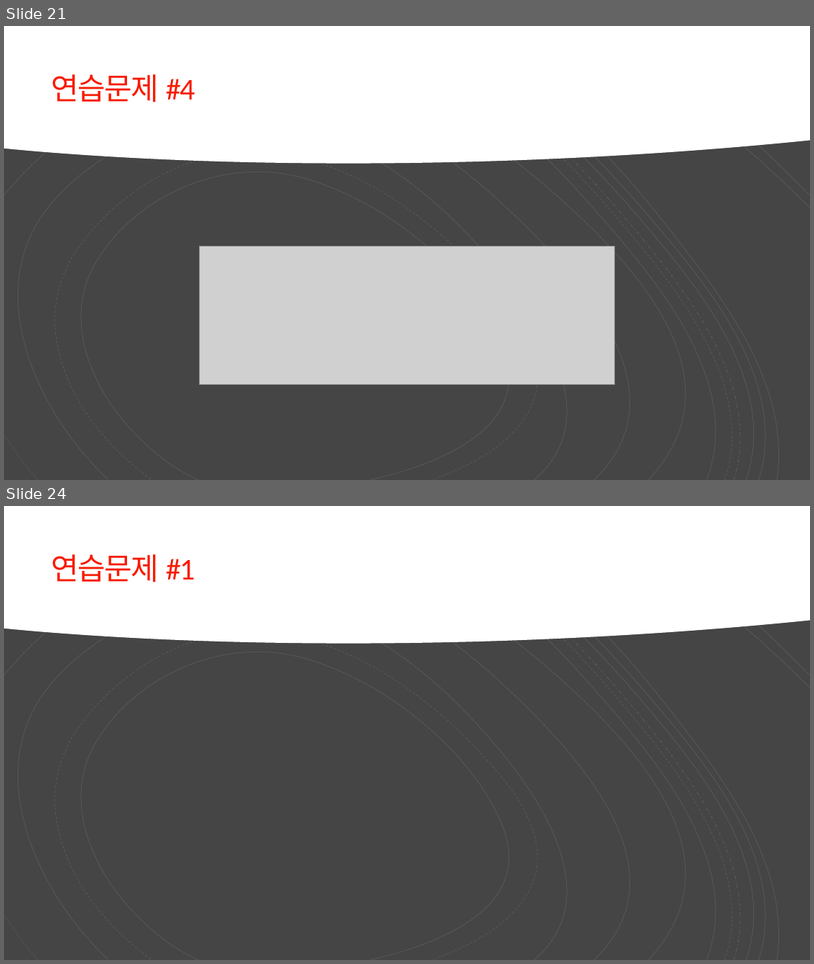
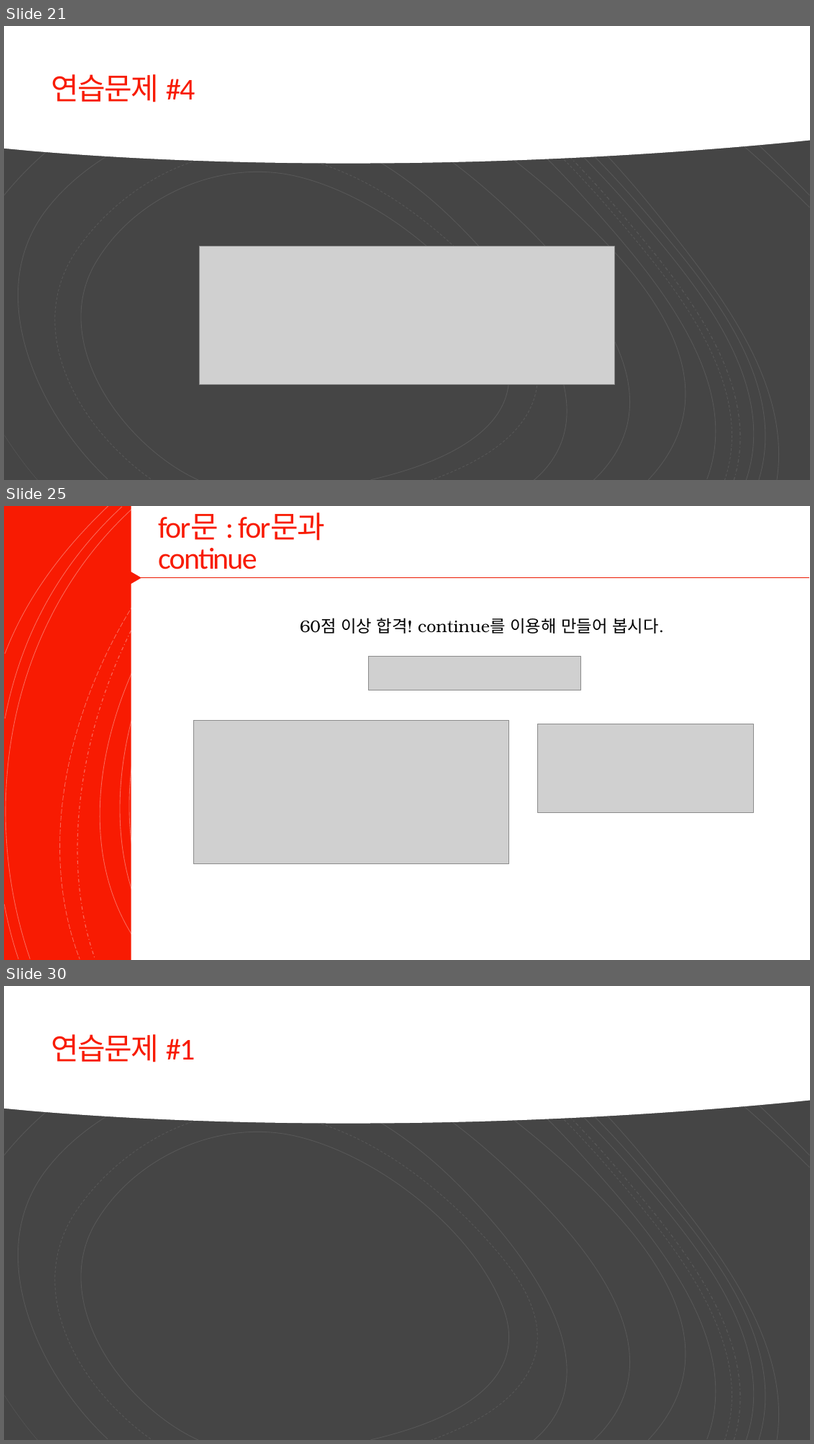
Before and after one commit to Valentine117/python_basic_class, a slide deck: 03장 프로그램의 구조를 쌓는다_제어문.pptx. Shown one above the other, each under a label of ours: slides 21 and 24 before the commit, slides 21, 25 and 30 after it; the slides between them are not shown. The pictures are 814x964 and 814x1444 pixels, drawn with LibreOffice and Linux fonts; fonts in the diff are those of the drawing; grey boxes stand for pictures. Boxes give left, top, right and bottom in pixels: in the first picture for what was removed or moved away, otherwise in the second. Text is boxed around its words. In the diff, an @@ line names an element or a change of style, - is before the commit and + after.

```diff
--- a/03장 프로그램의 구조를 쌓는다_제어문.pptx
+++ b/03장 프로그램의 구조를 쌓는다_제어문.pptx
@@ slide 25 added at [4, 506, 810, 960], background #FFFFFF @@
@@ rectangle added at [4, 506, 810, 960], fill #F81B02 @@
@@ group added at [4, 506, 809, 960]: 16 freeform shapes @@
@@ group added at [4, 506, 809, 960]: 16 freeform shapes @@
@@ rectangle added at [131, 506, 810, 960], fill #FFFFFF @@
@@ title added at [158, 513, 325, 569], 36 pt, text #F81B02 @@
+for문 : for문과 continue
@@ triangle added at [125, 567, 142, 587], fill #F81B02 @@
@@ line added from (142, 577) to (810, 577), #ED1A02 0.75 pt @@
@@ text added at [300, 618, 664, 633], 20 pt, text #000000 @@
+60점 이상 합격! continue를 이용해 만들어 봅시다.
@@ picture added at [369, 656, 581, 690] @@
@@ picture added at [194, 720, 509, 864] @@
@@ picture added at [538, 724, 754, 813] @@
@@ what was slide 24 is now slide 30 @@
```
Also in this commit, not shown: 2 slides changed, 5 other slides added.
